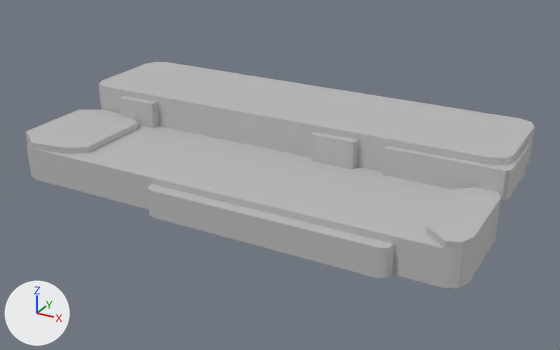
The FBX model Assets/M_Assets/Environment_Assets/Metal_Bridge_Steps.fbx: old version first, new version second.
The view is the same before and after, from a 50 mm lens placed at (2.54, -4.61, 2.18), pointed at (0.08, -0.13, -0.06). Arrows for +X, +Y and +Z are at lower left; the lights stay in place. Where no turn or scale is listed for an object, it has been applied to the vertices.

The first picture shows 'Metal_Bridge_Steps'.
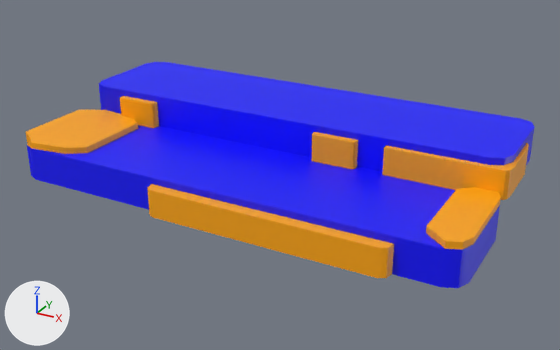
What the commit changed:
Material 'ORange' (mat_orange) is new.
Its base color is (1.0, 0.385, 0.0) (orange #ffa700).
Material 'blue' (mat_blue) is new.
Its base color is (0.0, 0.0, 1.0) (blue #0000ff).
me_mesh has 186 vertices, 155 faces and spans x -1.7..1.7, y -0.89..0.89, z -0.24..0.24.
me_mesh is used by ob_metal_bridge_steps; location (-0.014, -0.1, 0.1).
me_mesh part 1: 52 of the faces centred in x 0.34..1.7, y -0.87..0.87, z -0.24..0.2 switch from mat_lambert1 (grey #bcbcbc) to mat_orange (orange #ffa700).
me_mesh part 2: 44 of the faces centred in x -1.69..-0.42, y -0.87..0.8, z -0.24..0.2 switch from mat_lambert1 (grey #bcbcbc) to mat_orange (orange #ffa700).
me_mesh part 3: 5 of the faces centred in x 0.4, y -0.89..-0.82, z -0.24..-0.05 switch from mat_lambert1 (grey #bcbcbc) to mat_orange (orange #ffa700).
me_mesh part 4: 24 of the faces centred in x 0.01..0.15, y -0.8..0.84, z -0.24..0.24 switch from mat_lambert1 (grey #bcbcbc) to mat_blue (blue #0000ff).
me_mesh part 5: 10 of the faces centred in x 1.59..1.67, y -0.78..0.82, z -0.12..0.12 switch from mat_lambert1 (grey #bcbcbc) to mat_blue (blue #0000ff).
me_mesh part 6: 7 of the faces centred in x -1.64..-1.57, y -0.06..0.82, z -0.12..0.12 switch from mat_lambert1 (grey #bcbcbc) to mat_blue (blue #0000ff).
me_mesh part 7: 2 of the faces centred in x -1.63..-1.57, y -0.78..-0.72, z -0.12 switch from mat_lambert1 (grey #bcbcbc) to mat_blue (blue #0000ff).

Location of each change, (x1, y1, x2, y2) in pixels of the pictures (560 x 350 px):
part 1 of me_mesh, recoloured (grey to orange): (311, 132, 529, 278) in both
part 2 of me_mesh, recoloured (grey to orange): (26, 96, 159, 217) in both
part 3 of me_mesh, recoloured (grey to orange): (147, 184, 393, 278) in both
part 4 of me_mesh, recoloured (grey to blue): (32, 62, 534, 287) in both
part 5 of me_mesh, recoloured (grey to blue): (441, 128, 534, 288) in both
part 6 of me_mesh, recoloured: (99, 84, 106, 110) in both
part 7 of me_mesh, recoloured: (27, 145, 36, 179) in both
